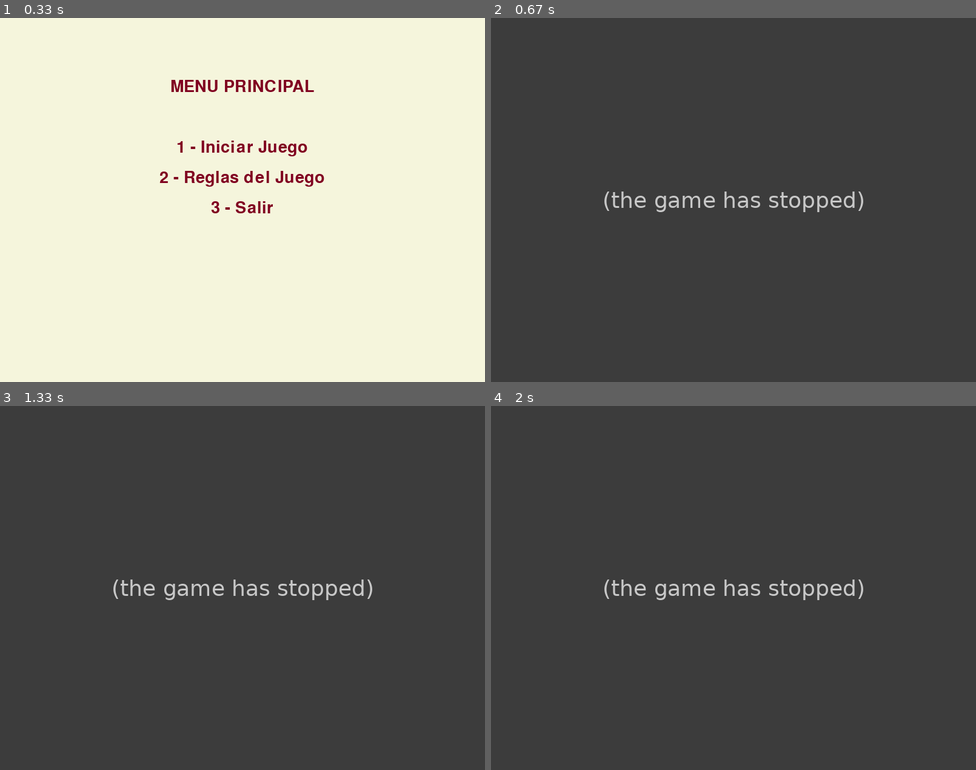
Above: before the commit, frames 1-4 (two rows, left to right).
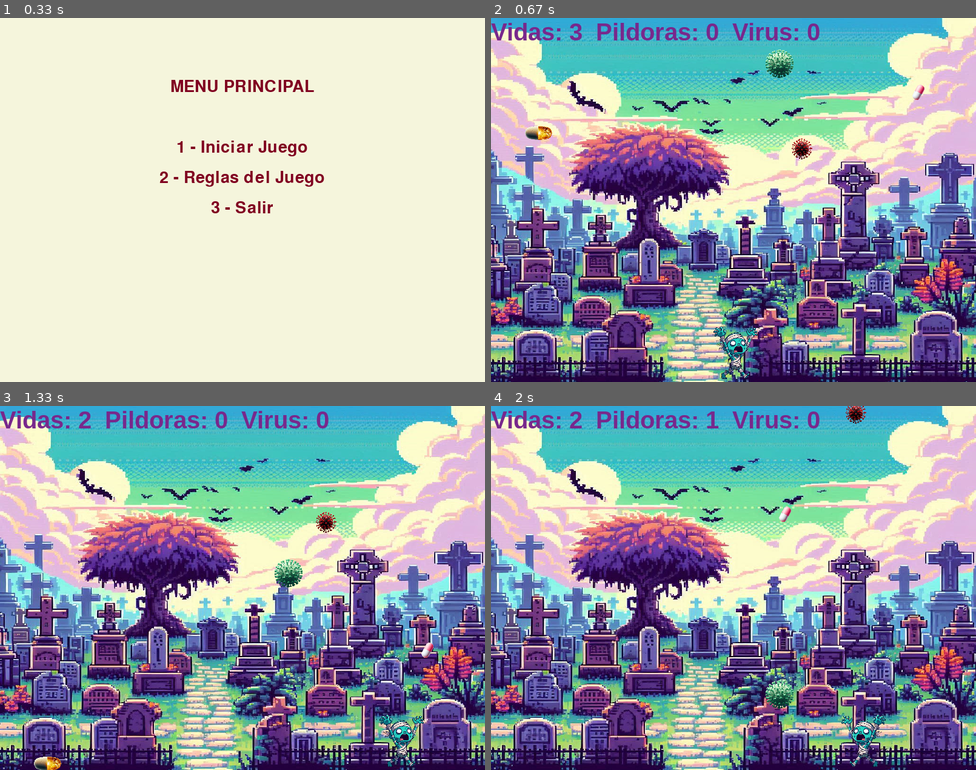
Above: after the commit, the same moments.

Repository: VictoriaCema/Pygame_2doParcial
Game: pygame game, started from main_juego.py
The game is run twice, just before and just after one commit, with the same random seed, the same clock (stepped at 60 frames per second) and the same inputs.
Inputs:
- Up to frame 1 (0.33 s): no input
- Up to frame 2 (0.67 s): tap 1 at 0.33 s
- Up to frame 3 (1.33 s): hold Right 0.67-1.13 s; hold Right from 1.17 s (still down)
- Up to frame 4 (2 s): release Right at 1.63 s; hold Left from 1.67 s (still down)

Frame 1 is identical in both runs. In frame 2, 100% of the frame differs, in the area x 0-100%, y 0-100%; in frame 3, 100%; in frame 4, 100%.
Error before the commit: TypeError: cannot unpack non-iterable NoneType object (main_juego.py line 41); the game stopped at 0.33 s (later frames are placeholders)

Commit message:
Solo modifique detalles en los comentaros

Diff:
--- a/main_juego.py
+++ b/main_juego.py
@@ -40,7 +40,7 @@
             # Hacer que los objetos caigan
             x_pildora, y_pildora = actualizar_objeto(x_pildora, y_pildora, velocidad_pildora, ancho_pildora, alto_pildora)
 
-            velocidad_virus = aumentar_velocidad_virus(velocidad_virus)
+            velocidad_virus = aumentar_velocidad_virus(velocidad_virus, estado_jugador)
 
             x_virus, y_virus = actualizar_objeto(x_virus, y_virus, velocidad_virus, ancho_virus, alto_virus)
 
--- a/modules/funciones.py
+++ b/modules/funciones.py
@@ -108,9 +108,9 @@
     if y_objeto > medidas_ventana[1]:
         x_objeto = random.randint(0, medidas_ventana[0] - ancho_objeto)
         y_objeto = - alto_objeto
-        return x_objeto, y_objeto
-
-def aumentar_velocidad_virus(velocidad_virus):
+    return x_objeto, y_objeto
+
+def aumentar_velocidad_virus(velocidad_virus, estado_jugador):
     if estado_jugador["pildoras"] > 9:
         velocidad_virus = 15
     return velocidad_virus
--- a/modules/variables.py
+++ b/modules/variables.py
@@ -40,7 +40,7 @@
 #Estas variables guardan la pildora salvadora
 ancho_pildora_salvadora, alto_pildora_salvadora = 50, 50
 pildora_salvadora = pygame.transform.scale(pygame.image.load("C:/Users/Victoria/Desktop/SomvicksPygame/assets/imagenes/pildora_salvadora.png"), (alto_pildora_salvadora, ancho_pildora_salvadora))
-probabilidad_pildora_salvadora = 0.1 # Ajusta este valor para cambiar la frecuencia
+probabilidad_pildora_salvadora = 0.6 # Ajusta este valor para cambiar la frecuencia
 
 # Fondo
 imagen_fondo = pygame.transform.scale(pygame.image.load("C:/Users/Victoria/Desktop/SomvicksPygame/assets/imagenes/fondo2.png"), medidas_ventana)
